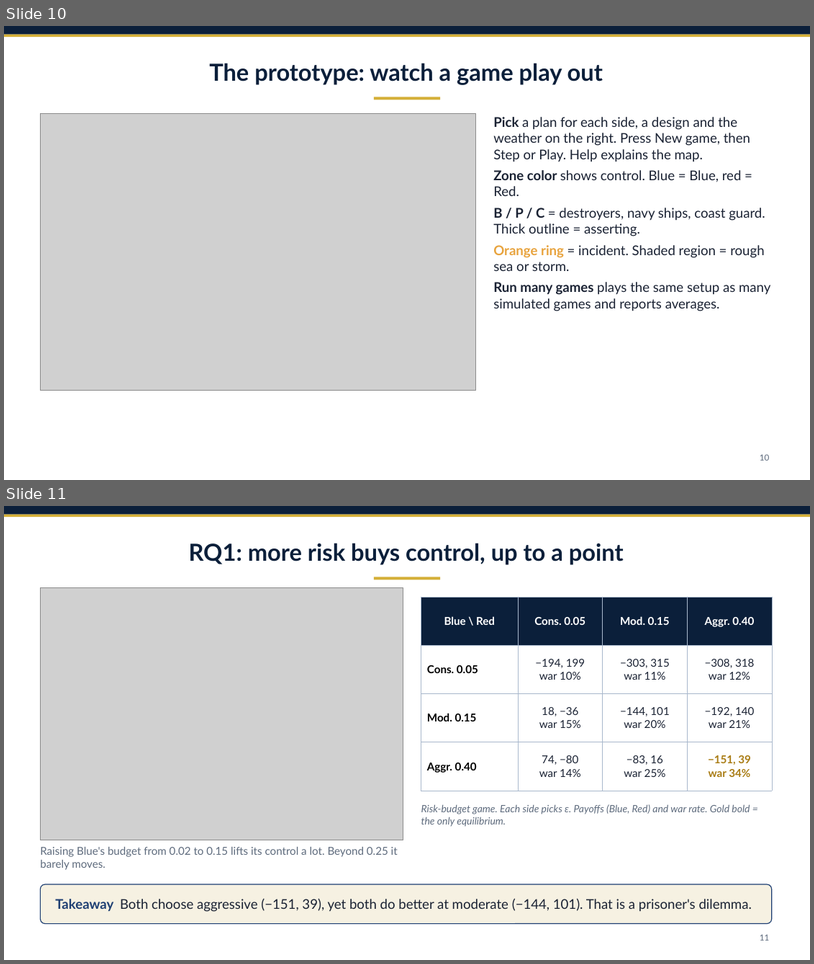
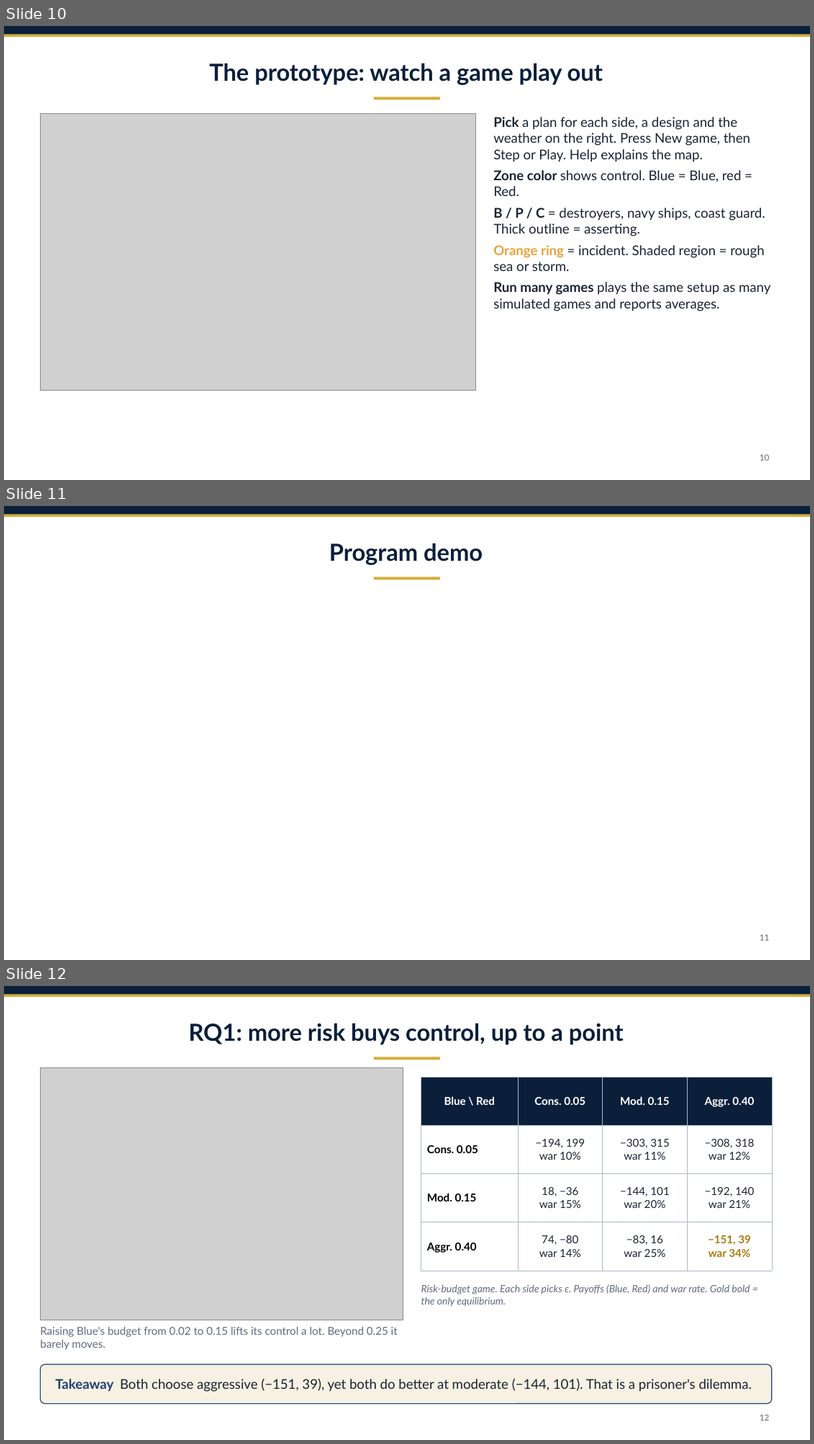
Before and after one commit to draggin-anchor/6.S974-Wargaming-Term-Project, a slide deck: deliverables/02-workshop1-slides.pptx. Shown one above the other, each under a label of ours: slides 10 and 11 before the commit, slides 10, 11 and 12 after it. The pictures are 814x964 and 814x1444 pixels, drawn with LibreOffice and Linux fonts; fonts in the diff are those of the drawing; grey boxes stand for pictures. Boxes give left, top, right and bottom in pixels: in the first picture for what was removed or moved away, otherwise in the second. Text is boxed around its words. In the diff, an @@ line names an element or a change of style, - is before the commit and + after.

Commit message:
Workshop 1 slides: add program demo slide after the prototype

```diff
--- a/deliverables/02-workshop1-slides.pptx
+++ b/deliverables/02-workshop1-slides.pptx
@@ slide 11 added at (4, 506, 810, 960), background #FFFFFF; not listed: 3 template elements that a slide beside it also shows @@
@@ title added at (329, 543, 483, 565), 28 pt, text #0B1F3A, bold @@
+Program demo
@@ page number added at (760, 934, 769, 940), 10 pt, text #5E6B7D @@
+11
@@ what was slide 11 is now slide 12 @@
@@ page number at (760, 1414, 769, 1420): text changed @@
-11
+12
```
Also in this commit, not shown: 2 slides changed, 2 other files.
